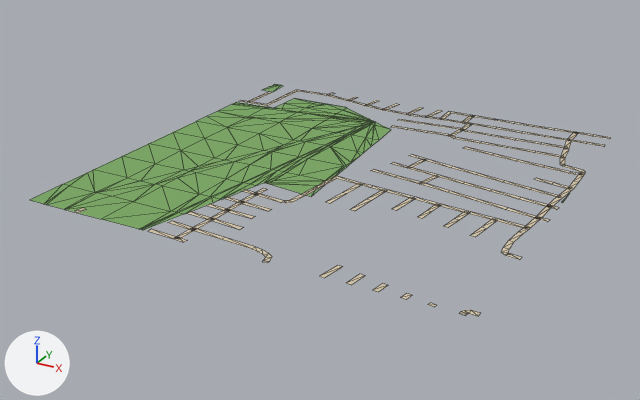
A saved change to the glTF model public/assets/bengaluru-region-v1/tiles/t25_18-l0.glb.
Before and after are seen from a 50 mm lens placed at (13190.0, 8389.0, 381.0), pointed at (12732.0, 9221.0, -35.0). The lights are fixed; the arrows at lower left show +X, +Y and +Z. The older version comes first. Mesh edges are drawn as thin lines.

The first picture shows 'ground'.
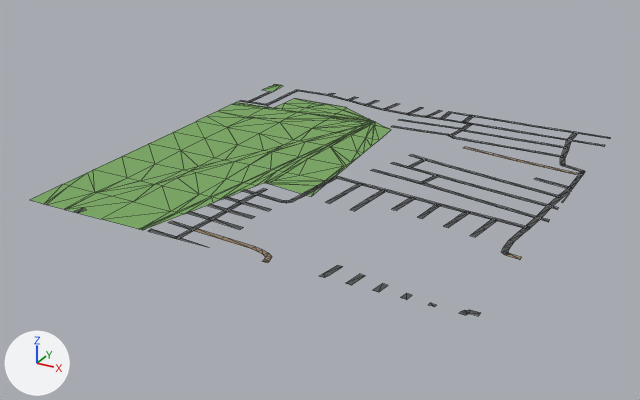
Pixel boxes (x1, y1, x2, y2) of what changed, in the pictures (640 x 400 px; the box of a moved part takes in the faces that stretch with it):
part 1 of me_ground, moved or reshaped
    before: (320, 265, 480, 316)
    after: (319, 265, 480, 316)
part 2 of me_ground, moved or reshaped
    both: (328, 93, 611, 198)
part 3 of me_ground, moved or reshaped
    before: (74, 208, 187, 242)
    after: (74, 208, 207, 247)
part 4 of me_ground, recoloured
    both: (82, 90, 611, 315)

Patch to the scene script:
```diff
--- a/public/assets/bengaluru-region-v1/tiles/t25_18-l0.glb.py
+++ b/public/assets/bengaluru-region-v1/tiles/t25_18-l0.glb.py
@@ me_ground @@
 # used by ob_ground; location = (12500.0, 9000.0, 0.0)
 # verts and faces of me_ground; kept vertices keep their numbers, new ones are numbered from 638
 # before: 340 (71.0, 11.0, 1.0) at pixel (86, 209), 341 (66.0, 12.0, 1.0) at pixel (83, 207), 342 (69.0, -1.0, 1.0) at pixel (77, 212), 343 (63.0, 1.0, 1.0) at pixel (74, 211), 356 (198.0, 1.0, 1.0) at pixel (179, 239)
 # before: 357 (192.0, 1.0, 1.0) at pixel (174, 237), 358 (198.0, 0.0, 1.0) at pixel (178, 239), 359 (192.0, 0.0, 1.0) at pixel (173, 238), 360 (160.0, 6.0, 1.0) at pixel (151, 228), 361 (160.0, 0.0, 1.0) at pixel (147, 231)
 # before: 362 (195.0, 4.0, 1.0) at pixel (179, 237), 363 (195.0, -2.0, 1.0) at pixel (174, 239), 364 (206.0, 3.0, 1.0) at pixel (187, 240), 365 (206.0, -3.0, 1.0) at pixel (183, 242)
-me_ground.from_pydata(...)  # 638 vertices, 666 faces; spans x 0.0..501.0, y -3.0..501.0, z 1.0
+me_ground.from_pydata(...)  # 653 vertices, 681 faces; spans x 0.0..500.0, y 0.0..500.0, z 1.0
+# me_ground part 1
+# 2 vertices are removed from x 353.0..359.0, y -1.0..1.0, z 1.0
+# 12 faces are deleted
+# 6 vertices are added at (354.0, 7.0, 1.0), (360.0, 6.0, 1.0), (380.0, 2.0, 1.0), (359.0, 0.0, 1.0), (353.0, 0.0, 1.0), (385.0, 1.0, 1.0)
+# 16 new faces join them
+# me_ground part 2
+# 8 vertices are removed from x 137.0..501.0, y 310.0..501.0, z 1.0
+# 23 faces are deleted
+# 4 vertices in x 495.0..501.0, y 333.0..364.0, z 1.0 move by (-1.0, 0.0, 0.0)
+# 10 vertices move from x 99.0..501.0, y 365.0..501.0, z 1.0 to x 99.0..500.0, y 364.0..500.0, z 1.0
+# 18 vertices are added at x 143.0..500.0, y 304.0..500.0, z 1.0
+# 33 new faces join them
+# me_ground part 3
+delete_vertices([342, 363])  # with the faces that use them
+delete_faces([(356, 357, 359), (356, 359, 358)])
+verts[343] = (69.0, 0.0, 1.0)  # moved, pixel (77, 212)
+verts[365] = (234.0, 0.0, 1.0)  # moved, pixel (208, 247)
+verts[364] = (234.0, 0.0, 1.0)  # moved
+verts[653] = (63.0, 0.0, 1.0)  # pixel (73, 211)
+verts[654] = (162.0, 0.0, 1.0)  # pixel (149, 231)
+verts[655] = (195.0, 0.0, 1.0)  # pixel (176, 238)
+faces += [(341, 653, 343), (356, 357, 358), (357, 359, 358), (360, 361, 654), (360, 654, 655), (360, 655, 362)]
+faces += [(362, 655, 365)]
+# me_ground part 4: 315 kept faces spanning x 13.0..500.0, y 0.0..500.0, z 1.0 get new vertex colours; the middle colour goes from beige #d7c9ae to dark grey #535556
+# other edits to the shape of me_ground do not show in these pictures
 me_ground.materials.append(mat_ground)
```
